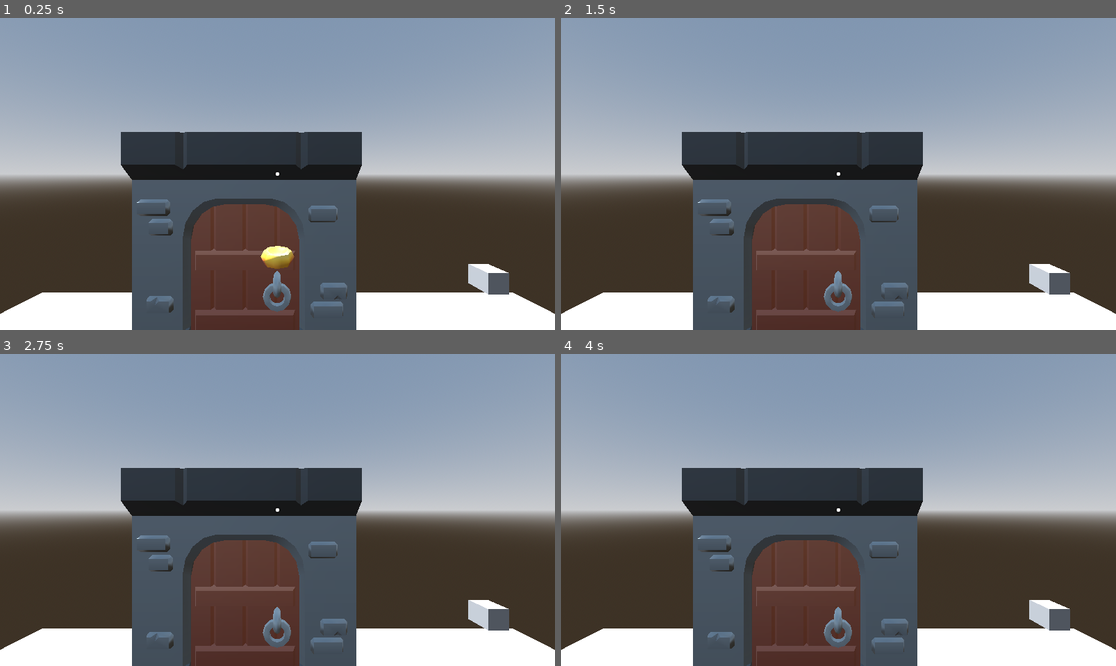
Above: before the commit, frames 1-4 (two rows, left to right).
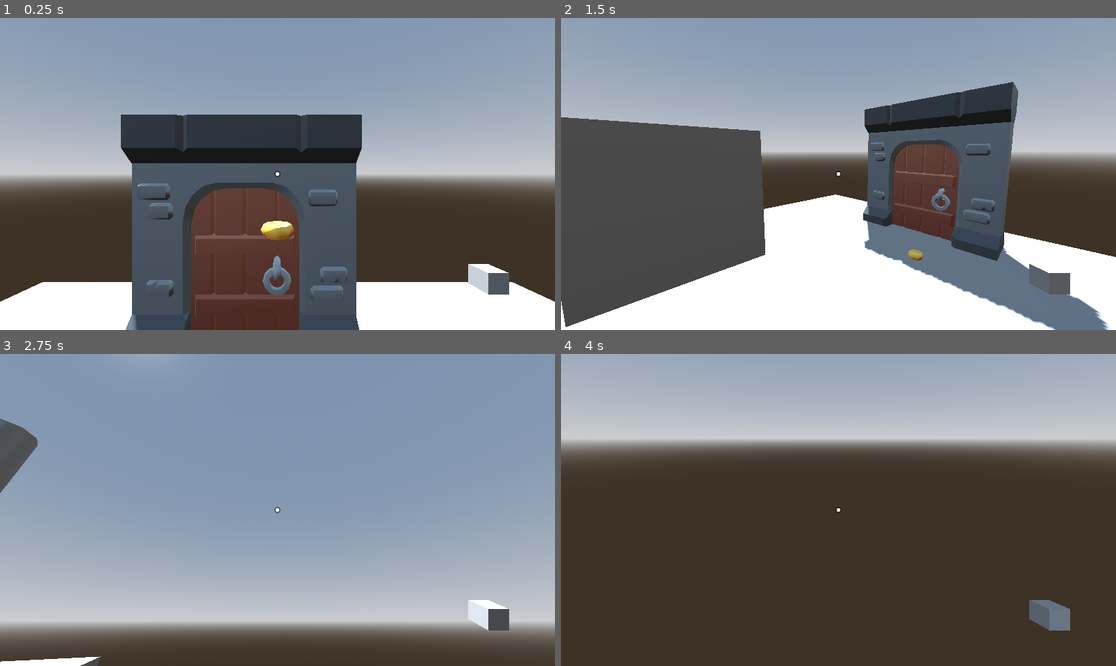
Above: after the commit, the same moments.

Repository: Gigabajt000/Wsiokraft-moment
Game: Godot game, scene res://Main/main.tscn
Same seed, same stepped clock (60 frames per second), same inputs: the game is played once before the commit and once after it.
Inputs (mouse positions are in pixels of both pictures, inside the frame that each line leads up to):
- Up to frame 1 (0.25 s): no input
- Up to frame 2 (1.5 s): move the mouse to (960, 158) at 0.52 s; hold D (walk_right) 0.53-1.28 s; hold Ctrl (crouch) 0.53-1.28 s; tap Space (jump) at 0.77 s; move the mouse to (727, 189) at 1.27 s; hold S (walk_backwards) from 1.28 s (still down); tap E (interaction) at 1.35 s
- Up to frame 3 (2.75 s): tap Space (jump) at 1.52 s; move the mouse to (333, 441) at 2.02 s; release S (walk_backwards) at 2.03 s; hold D (walk_right) from 2.03 s (still down); hold Shift (sprint) from 2.03 s (still down)
- Up to frame 4 (4 s): move the mouse to (810, 572) at 2.77 s; release D (walk_right) at 2.78 s; release Shift (sprint) at 2.78 s; hold W (walk_forward) 2.78-3.53 s; tap Ctrl (crouch) at 2.85 s; tap Space (jump) at 3.02, 3.77 s; move the mouse to (1005, 556) at 3.52 s; hold A (walk_left) from 3.53 s (still down); tap E (interaction) at 3.6 s

The runs differ from the first frame. In frame 1, 13% of the frame differs, in the area x 0-100%, y 30-100%; in frame 2, 55%; in frame 3, 68%, in the area x 0-100%, y 20-100%; in frame 4, 68%.
Error before the commit: Parse Error: Identifier "AaGlobal" not declared in the current scope. (res://Player/player.gd:27)

Commit message:
Revert "jidrfgkuijedrgjih"
This reverts commit eba2b124264727c3857966cf3ba6bf64d652ca11.

Diff:
--- /dev/null
+++ b/UI/Menu, Settings Etc/main_menu.gd
@@ -0,0 +1,21 @@
+extends Control
+
+@export var settings: Control
+
+
+func _ready():
+	visible = false
+
+
+func _on_play_pressed():
+	visible = false
+	AaGlobal.Is_Playing = true
+	AaGlobal.Resume()
+
+
+func _on_settings_pressed():
+	visible = false
+	settings.visible = true
+
+func _on_quit_pressed():
+	get_tree().quit()
--- /dev/null
+++ b/UI/Menu, Settings Etc/main_menu.tscn
@@ -0,0 +1,64 @@
+[gd_scene load_steps=3 format=3 uid="uid://bmj15vhx54tyc"]
+
+[ext_resource type="Script" uid="uid://dgqdfafy4jr5s" path="res://UI/Menu, Settings Etc/main_menu.gd" id="1_x0sdf"]
+
+[sub_resource type="LabelSettings" id="LabelSettings_x0sdf"]
+font_size = 120
+
+[node name="Main_Menu" type="Control"]
+process_mode = 3
+layout_mode = 3
+anchors_preset = 15
+anchor_right = 1.0
+anchor_bottom = 1.0
+grow_horizontal = 2
+grow_vertical = 2
+script = ExtResource("1_x0sdf")
+
+[node name="ColorRect" type="ColorRect" parent="."]
+layout_mode = 1
+anchors_preset = 15
+anchor_right = 1.0
+anchor_bottom = 1.0
+grow_horizontal = 2
+grow_vertical = 2
+color = Color(0, 0, 0, 1)
+
+[node name="MarginContainer" type="MarginContainer" parent="."]
+layout_mode = 1
+anchors_preset = 8
+anchor_left = 0.5
+anchor_top = 0.5
+anchor_right = 0.5
+anchor_bottom = 0.5
+offset_left = -20.0
+offset_top = -20.0
+offset_right = 20.0
+offset_bottom = 20.0
+grow_horizontal = 2
+grow_vertical = 2
+
+[node name="VBoxContainer" type="VBoxContainer" parent="MarginContainer"]
+layout_mode = 2
+theme_override_constants/separation = 50
+
+[node name="Label" type="Label" parent="MarginContainer/VBoxContainer"]
+layout_mode = 2
+text = "Main Menu"
+label_settings = SubResource("LabelSettings_x0sdf")
+
+[node name="Play" type="Button" parent="MarginContainer/VBoxContainer"]
+layout_mode = 2
+text = "Play"
+
+[node name="Settings" type="Button" parent="MarginContainer/VBoxContainer"]
+layout_mode = 2
+text = "Settings"
+
+[node name="Quit" type="Button" parent="MarginContainer/VBoxContainer"]
+layout_mode = 2
+text = "Quit"
+
+[connection signal="pressed" from="MarginContainer/VBoxContainer/Play" to="." method="_on_play_pressed"]
+[connection signal="pressed" from="MarginContainer/VBoxContainer/Settings" to="." method="_on_settings_pressed"]
+[connection signal="pressed" from="MarginContainer/VBoxContainer/Quit" to="." method="_on_quit_pressed"]
--- /dev/null
+++ b/UI/Menu, Settings Etc/pause_menu.gd
@@ -0,0 +1,33 @@
+extends Control
+
+@export var settings: Control
+@export var main_menu: Control
+
+
+func _ready():
+	visible = false
+
+func _process(delta):
+	if Input.is_action_just_pressed("escape") and settings.visible == false and main_menu.visible == false:
+
+		if AaGlobal.Is_Playing == true:
+			visible = true
+			AaGlobal.Is_Playing = false
+
+		elif AaGlobal.Is_Playing == false:
+			visible = false
+			AaGlobal.Is_Playing = true
+			AaGlobal.Resume()
+
+func _on_resume_pressed():
+	visible = false
+	AaGlobal.Is_Playing = true
+	AaGlobal.Resume()
+
+func _on_settings_pressed():
+	visible = false
+	settings.visible = true
+
+func _on_main_menu_pressed():
+	visible = false
+	main_menu.visible = true
--- /dev/null
+++ b/UI/Menu, Settings Etc/pause_menu.tscn
@@ -0,0 +1,63 @@
+[gd_scene load_steps=3 format=3 uid="uid://b502ypm406jeq"]
+
+[ext_resource type="Script" uid="uid://dm0bblyur3x6f" path="res://UI/Menu, Settings Etc/pause_menu.gd" id="1_0nkr7"]
+
+[sub_resource type="LabelSettings" id="LabelSettings_7aafr"]
+font_size = 80
+
+[node name="Pause_Menu" type="Control"]
+layout_mode = 3
+anchors_preset = 15
+anchor_right = 1.0
+anchor_bottom = 1.0
+grow_horizontal = 2
+grow_vertical = 2
+script = ExtResource("1_0nkr7")
+
+[node name="ColorRect" type="ColorRect" parent="."]
+layout_mode = 1
+anchors_preset = 15
+anchor_right = 1.0
+anchor_bottom = 1.0
+grow_horizontal = 2
+grow_vertical = 2
+color = Color(0, 0, 0, 0.368627)
+
+[node name="MarginContainer" type="MarginContainer" parent="."]
+layout_mode = 1
+anchors_preset = 8
+anchor_left = 0.5
+anchor_top = 0.5
+anchor_right = 0.5
+anchor_bottom = 0.5
+offset_left = -264.5
+offset_top = -139.0
+offset_right = 264.5
+offset_bottom = 139.0
+grow_horizontal = 2
+grow_vertical = 2
+
+[node name="VBoxContainer" type="VBoxContainer" parent="MarginContainer"]
+layout_mode = 2
+theme_override_constants/separation = 25
+
+[node name="Label" type="Label" parent="MarginContainer/VBoxContainer"]
+layout_mode = 2
+text = "Game Paused"
+label_settings = SubResource("LabelSettings_7aafr")
+
+[node name="Resume" type="Button" parent="MarginContainer/VBoxContainer"]
+layout_mode = 2
+text = "Resume"
+
+[node name="Settings" type="Button" parent="MarginContainer/VBoxContainer"]
+layout_mode = 2
+text = "Settings"
+
+[node name="Main_Menu" type="Button" parent="MarginContainer/VBoxContainer"]
+layout_mode = 2
+text = "Main Menu"
+
+[connection signal="pressed" from="MarginContainer/VBoxContainer/Resume" to="." method="_on_resume_pressed"]
+[connection signal="pressed" from="MarginContainer/VBoxContainer/Settings" to="." method="_on_settings_pressed"]
+[connection signal="pressed" from="MarginContainer/VBoxContainer/Main_Menu" to="." method="_on_main_menu_pressed"]
--- /dev/null
+++ b/UI/Menu, Settings Etc/settings.gd
@@ -0,0 +1,24 @@
+extends Control
+
+@export var main_menu: Control
+
+
+func _ready():
+	visible = false
+
+
+func _on_music_audio_value_changed(value):
+	pass # Replace with function body.
+
+
+func _on_sound_effects_audio_value_changed(value):
+	pass # Replace with function body.
+
+
+func _on_check_box_toggled(toggled_on):
+	pass # Replace with function body.
+
+
+func _on_main_menu_pressed():
+	visible = false
+	main_menu.visible = true
--- /dev/null
+++ b/UI/Menu, Settings Etc/settings.tscn
@@ -0,0 +1,95 @@
+[gd_scene load_steps=4 format=3 uid="uid://dtr1vy4dth7o5"]
+
+[ext_resource type="Script" uid="uid://jw0nyoxt0qj" path="res://UI/Menu, Settings Etc/settings.gd" id="1_8sho6"]
+
+[sub_resource type="LabelSettings" id="LabelSettings_8sho6"]
+font_size = 120
+
+[sub_resource type="LabelSettings" id="LabelSettings_7bq4r"]
+font_size = 20
+
+[node name="Settings" type="Control"]
+process_mode = 3
+layout_mode = 3
+anchors_preset = 15
+anchor_right = 1.0
+anchor_bottom = 1.0
+grow_horizontal = 2
+grow_vertical = 2
+script = ExtResource("1_8sho6")
+
+[node name="ColorRect" type="ColorRect" parent="."]
+layout_mode = 1
+anchors_preset = 15
+anchor_right = 1.0
+anchor_bottom = 1.0
+grow_horizontal = 2
+grow_vertical = 2
+color = Color(0, 0, 0, 1)
+
+[node name="MarginContainer" type="MarginContainer" parent="."]
+layout_mode = 1
+anchors_preset = 8
+anchor_left = 0.5
+anchor_top = 0.5
+anchor_right = 0.5
+anchor_bottom = 0.5
+offset_left = -232.0
+offset_top = -276.0
+offset_right = 232.0
+offset_bottom = 276.0
+grow_horizontal = 2
+grow_vertical = 2
+theme_override_constants/margin_left = 0
+
+[node name="VBoxContainer" type="VBoxContainer" parent="MarginContainer"]
+layout_mode = 2
+size_flags_horizontal = 8
+size_flags_vertical = 4
+theme_override_constants/separation = 75
+
+[node name="Label" type="Label" parent="MarginContainer/VBoxContainer"]
+layout_mode = 2
+text = "Settings"
+label_settings = SubResource("LabelSettings_8sho6")
+
+[node name="Music_Audio" type="HSlider" parent="MarginContainer/VBoxContainer"]
+layout_mode = 2
+
+[node name="Label" type="Label" parent="MarginContainer/VBoxContainer/Music_Audio"]
+layout_mode = 0
+offset_top = 23.0
+offset_right = 46.0
+offset_bottom = 46.0
+text = "Music"
+label_settings = SubResource("LabelSettings_7bq4r")
+
+[node name="Sound_Effects_Audio" type="HSlider" parent="MarginContainer/VBoxContainer"]
+layout_mode = 2
+
+[node name="Label" type="Label" parent="MarginContainer/VBoxContainer/Sound_Effects_Audio"]
+offset_top = 23.0
+offset_right = 46.0
+offset_bottom = 46.0
+text = "Sound Effects"
+label_settings = SubResource("LabelSettings_7bq4r")
+
+[node name="CheckBox" type="CheckBox" parent="MarginContainer/VBoxContainer"]
+layout_mode = 2
+
+[node name="Label" type="Label" parent="MarginContainer/VBoxContainer/CheckBox"]
+offset_left = 30.0
+offset_top = -3.0
+offset_right = 174.0
+offset_bottom = 28.0
+text = "Mute"
+label_settings = SubResource("LabelSettings_7bq4r")
+
+[node name="Main_Menu" type="Button" parent="MarginContainer/VBoxContainer"]
+layout_mode = 2
+text = "Main Menu"
+
+[connection signal="value_changed" from="MarginContainer/VBoxContainer/Music_Audio" to="." method="_on_music_audio_value_changed"]
+[connection signal="value_changed" from="MarginContainer/VBoxContainer/Sound_Effects_Audio" to="." method="_on_sound_effects_audio_value_changed"]
+[connection signal="toggled" from="MarginContainer/VBoxContainer/CheckBox" to="." method="_on_check_box_toggled"]
+[connection signal="pressed" from="MarginContainer/VBoxContainer/Main_Menu" to="." method="_on_main_menu_pressed"]
--- /dev/null
+++ b/aa_global.gd
@@ -0,0 +1,18 @@
+extends Node
+
+var Is_Playing: bool
+
+func _ready():
+	Is_Playing = true
+
+func _process(delta):
+
+	if Is_Playing == true:
+		Input.set_mouse_mode(Input.MOUSE_MODE_CAPTURED)
+
+	if Is_Playing == false:
+		get_tree().paused = true
+		Input.set_mouse_mode(Input.MOUSE_MODE_VISIBLE)
+
+func Resume():
+	get_tree().paused = false
--- a/project.godot
+++ b/project.godot
@@ -15,12 +15,17 @@
 config/features=PackedStringArray("4.4", "GL Compatibility")
 config/icon="res://icon.svg"
 
+[autoload]
+
+AaGlobal="*res://aa_global.gd"
+
 [file_customization]
 
 folder_colors={
 "res://Assets/": "green",
 "res://Main/": "blue",
-"res://Player/": "red"
+"res://Player/": "red",
+"res://UI/": "orange"
 }
 
 [global_group]
@@ -72,6 +77,11 @@
 "events": [Object(InputEventKey,"resource_local_to_scene":false,"resource_name":"","device":-1,"window_id":0,"alt_press …(192 unchanged characters)…
 ]
 }
+escape={
+"deadzone": 0.2,
+"events": [Object(InputEventKey,"resource_local_to_scene":false,"resource_name":"","device":-1,"window_id":0,"alt_pressed":false,"shift_pressed":false,"ctrl_pressed":false,"meta_pressed":false,"pressed":false,"keycode":0,"physical_keycode":4194305,"key_label":0,"unicode":0,"location":0,"echo":false,"script":null)
+]
+}
 
 [physics]
 
Not shown, added: UI/Menu, Settings Etc/main_menu.gd.uid
Not shown, added: UI/Menu, Settings Etc/pause_menu.gd.uid
Not shown, added: UI/Menu, Settings Etc/settings.gd.uid
Not shown, added: aa_global.gd.uid
